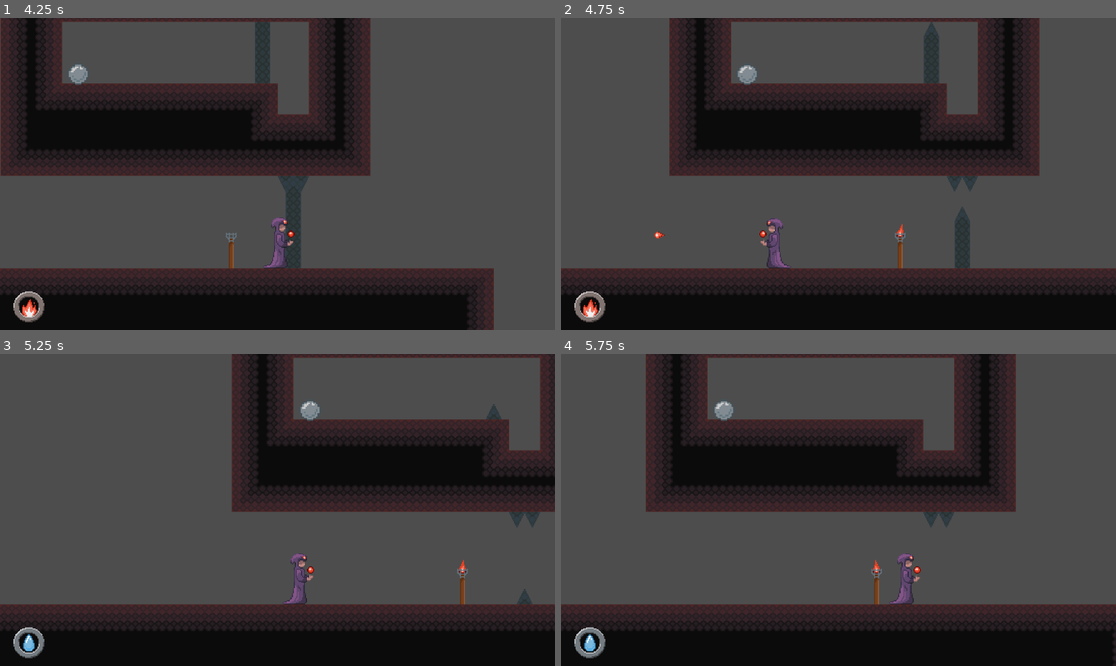
Above: before the commit, frames 1-4 (two rows, left to right).
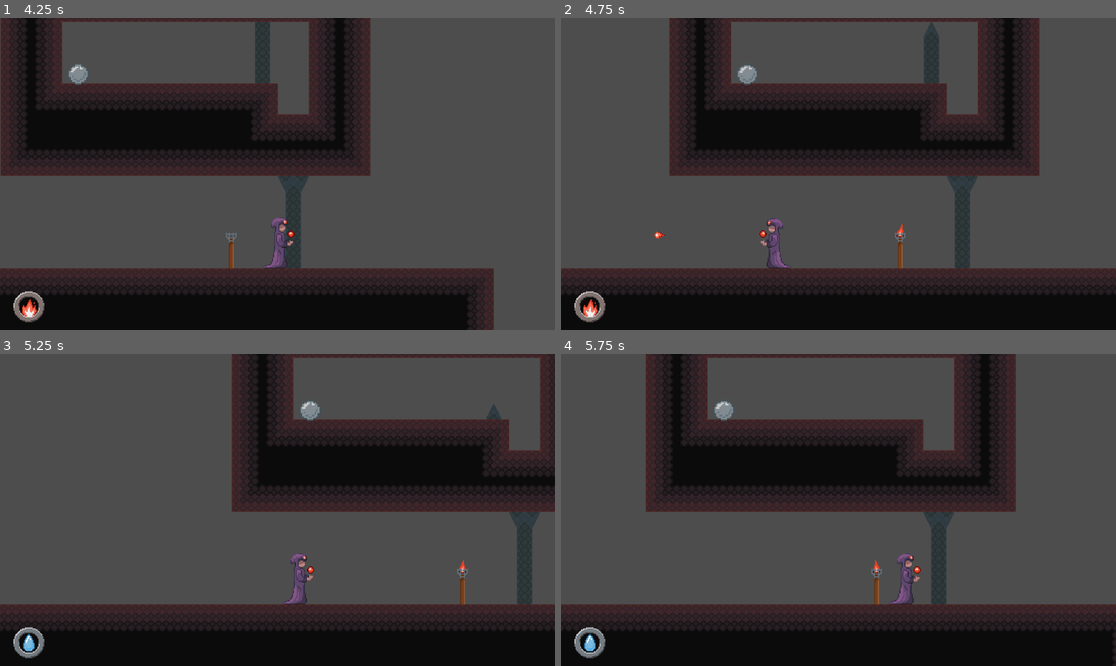
Above: after the commit, the same moments.

Repository: hanseei/superwizquest
Game: Godot game, scene res://Assets/Nodes/Scenes/TestStage.tscn
The game is run twice, just before and just after one commit, with the same random seed, the same clock (stepped at 60 frames per second) and the same inputs.
Inputs:
- Up to frame 1 (4.25 s): hold E (E) 0.53-1.28 s; hold D (move_right) 0.53-2.03 s; tap W (move_up) at 0.77, 1.52, 3.02, 3.77 s; tap Q (Q) at 1.35 s; hold A (move_left) 2.03-2.78 s; hold Space (space) 2.03-2.78 s; hold D (move_right) from 2.78 s (still down); tap E (E) at 2.85 s; hold Q (Q) from 3.53 s (still down)
- Up to frame 2 (4.75 s): release D (move_right) at 4.28 s; release Q (Q) at 4.28 s; hold A (move_left) from 4.28 s (still down); tap Space (space) at 4.35 s; tap W (move_up) at 4.52 s
- Up to frame 3 (5.25 s): release A (move_left) at 5.03 s; hold D (move_right) from 5.03 s (still down); hold E (E) from 5.03 s (still down)
- Up to frame 4 (5.75 s): keep holding D (move_right); keep holding E (E)

Frame 1 is identical in both runs. In frame 2, 0.2% of the frame differs, in the area x 70-74%, y 51-65%; in frame 3, 0.7%; in frame 4, 0.7%, in the area x 66-70%, y 51-81%.

Commit message:
fixed a letter that was capitalized that shouldn't be

Diff:
--- a/Assets/Nodes/Scenes/TestStage.tscn
+++ b/Assets/Nodes/Scenes/TestStage.tscn
@@ -6,7 +6,7 @@
 [ext_resource type="PackedScene" uid="uid://cwbjkioh2y6bw" path="res://Assets/Nodes/Actors/Interactables/torch.tscn" id="4_vwov1"]
 [ext_resource type="PackedScene" uid="uid://c2sylo50eqnp0" path="res://Assets/Nodes/Actors/Interactables/toggletest.tscn" id="5_57x3k"]
 [ext_resource type="PackedScene" uid="uid://blc2megwvlwmr" path="res://Assets/Nodes/Actors/Interactables/bucket.tscn" id="6_l42a0"]
-[ext_resource type="PackedScene" uid="uid://cbdaebxn04oax" path="res://Assets/Nodes/Actors/Interactables/Stone.tscn" id="7_5tspq"]
+[ext_resource type="PackedScene" uid="uid://cbdaebxn04oax" path="res://Assets/Nodes/Actors/Interactables/stone.tscn" id="7_5tspq"]
 [ext_resource type="PackedScene" uid="uid://b22d3disdyijl" path="res://Assets/Nodes/Actors/Interactables/door.tscn" id="8_hgiis"]
 [ext_resource type="PackedScene" uid="uid://bvc5bj0go1alw" path="res://Assets/Nodes/Actors/Interactables/movingPlatform.tscn" id="8_nj415"]
 [ext_resource type="PackedScene" uid="uid://bovilvnyemh8r" path="res://Assets/Nodes/Actors/Interactables/stone_bucket.tscn" id="10_qe2em"]
@@ -124,7 +124,7 @@
 
 [node name="Door4" parent="." node_paths=PackedStringArray("triggerObjectArray") instance=ExtResource("8_hgiis")]
 position = Vector2(448, -560)
-logic = 2
+logic = 5
 triggerObjectArray = [NodePath("../torch5"), NodePath("../StoneTrigger2")]
 
 [node name="torch5" parent="." instance=ExtResource("4_vwov1")]
@@ -133,7 +133,8 @@
 [node name="Door5" parent="." node_paths=PackedStringArray("triggerObjectArray") instance=ExtResource("8_hgiis")]
 z_index = -1
 position = Vector2(416, -752)
-triggerObjectArray = [NodePath("../torch5")]
+logic = 4
+triggerObjectArray = [NodePath("../torch5"), NodePath("../StoneTrigger2")]
 
 [node name="Stone2" parent="." instance=ExtResource("7_5tspq")]
 position = Vector2(241, -673)
--- a/Assets/Nodes/Scenes/intro_stage.tscn
+++ b/Assets/Nodes/Scenes/intro_stage.tscn
@@ -6,7 +6,7 @@
 [ext_resource type="PackedScene" uid="uid://cwbjkioh2y6bw" path="res://Assets/Nodes/Actors/Interactables/torch.tscn" id="4_fnggt"]
 [ext_resource type="PackedScene" uid="uid://b22d3disdyijl" path="res://Assets/Nodes/Actors/Interactables/door.tscn" id="5_qj1rm"]
 [ext_resource type="PackedScene" uid="uid://blc2megwvlwmr" path="res://Assets/Nodes/Actors/Interactables/bucket.tscn" id="6_i6xnk"]
-[ext_resource type="PackedScene" uid="uid://cbdaebxn04oax" path="res://Assets/Nodes/Actors/Interactables/Stone.tscn" id="7_tq22p"]
+[ext_resource type="PackedScene" uid="uid://cbdaebxn04oax" path="res://Assets/Nodes/Actors/Interactables/stone.tscn" id="7_tq22p"]
 [ext_resource type="PackedScene" uid="uid://bovilvnyemh8r" path="res://Assets/Nodes/Actors/Interactables/stone_bucket.tscn" id="8_qcrf4"]
 
 [sub_resource type="RectangleShape2D" id="RectangleShape2D_ktxyu"]
